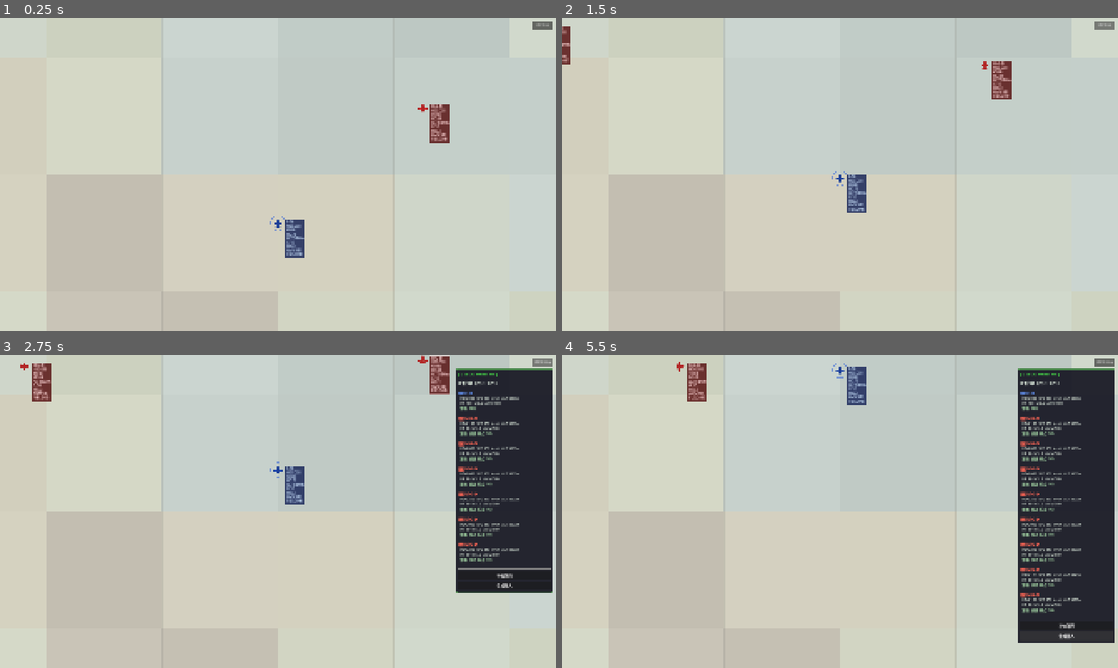
Above: before the commit, frames 1-4 (two rows, left to right).
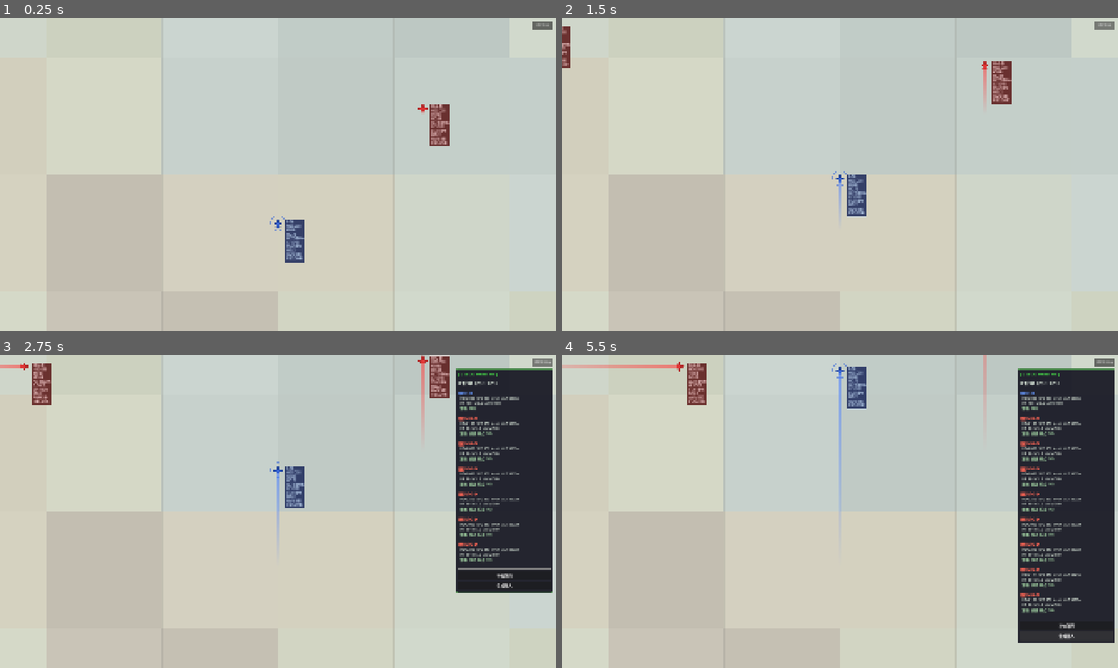
Above: after the commit, the same moments.

Repository: ppeerrmsk/AGL
Game: Godot game, scene res://scenes/main.tscn
Same seed, same stepped clock (60 frames per second), same inputs: the game is played once before the commit and once after it.
Inputs:
- Up to frame 1 (0.25 s): no input
- Up to frame 2 (1.5 s): click "DEBUG" at 0.5 s; click "DEBUG ▼" at 1.25 s
- Up to frame 3 (2.75 s): click "DEBUG" at 2 s
- Up to frame 4 (5.5 s): click "补充弹药" at 2.75 s; click "生成敌人" at 3.5 s; click "补充弹药" at 4.25 s; click "生成敌人" at 5 s

The runs differ from the first frame. In frame 1, 0.3% of the frame differs, in the area x 49-81%, y 28-79%; in frame 2, 0.4%; in frame 3, 0.6%; in frame 4, 0.8%, in the area x 0-77%, y 0-47%.

Commit message:
实装飞行员耐力与机体结构G力系统
将固定 9G 上限改为动态双层限制：飞行员持续耐受G（max_g）
和机体结构极限G（max_g_structural）。飞行员耐力充足时可短时
拉到结构极限，耐力耗尽后退回持续耐受值。HUD 增加耐力显示。

Co-Authored-By: Claude Opus 4.6 (1M context) <noreply@anthropic.com>

Diff:
--- a/resources/default_fighter.tres
+++ b/resources/default_fighter.tres
@@ -17,7 +17,11 @@
 deceleration = 80.0
 g_drag_factor = 3.0
 max_g = 9.0
+max_g_structural = 12.0
 roll_rate = 4.0
+pilot_stamina = 100.0
+stamina_drain_rate = 25.0
+stamina_recovery_rate = 10.0
 max_altitude = 15000.0
 climb_rate_max = 250.0
 thrust_to_weight = 1.1
--- a/resources/enemy_fighter.tres
+++ b/resources/enemy_fighter.tres
@@ -17,7 +17,11 @@
 deceleration = 75.0
 g_drag_factor = 3.5
 max_g = 8.0
+max_g_structural = 11.0
 roll_rate = 3.5
+pilot_stamina = 80.0
+stamina_drain_rate = 30.0
+stamina_recovery_rate = 8.0
 max_altitude = 14000.0
 climb_rate_max = 230.0
 thrust_to_weight = 1.0
--- a/scripts/aircraft.gd
+++ b/scripts/aircraft.gd
@@ -17,6 +17,7 @@
 var g_load: float = 1.0
 var hp: float = 100.0
 var is_stalled: bool = false
+var pilot_stamina: float = 100.0  ## 飞行员当前耐力
 
 # --- 目标 ---
 var target_position: Vector2 = Vector2.INF  ## 世界坐标, INF=无目标
@@ -60,6 +61,8 @@
 var radar_targets: Dictionary = {}       ## { Aircraft: float } 累计照射时间
 var is_locked: bool = false              ## 被至少一架敌机锁定
 var locked_by: Array[Aircraft] = []      ## 锁定自己的敌机列表
+
+var _trail_ribbon: TrailRibbon
 
 func _ready() -> void:
 	heading = deg_to_rad(initial_heading_deg)
@@ -73,6 +76,16 @@
 			ammo = params.gun.max_ammo
 		if params.missile:
 			missiles_remaining = params.missile.max_count
+		pilot_stamina = params.pilot_stamina
+	# 轨迹丝带
+	_trail_ribbon = TrailRibbon.new()
+	_trail_ribbon.ribbon_width = 8.0
+	_trail_ribbon.max_points = 150
+	if team == 0:
+		_trail_ribbon.ribbon_color = Color(0.3, 0.5, 1.0, 0.6)  # 蓝色
+	else:
+		_trail_ribbon.ribbon_color = Color(1.0, 0.25, 0.25, 0.6)  # 红色
+	add_child(_trail_ribbon)
 
 func _physics_process(delta: float) -> void:
 	if is_destroyed:
@@ -257,6 +270,20 @@
 	else:
 		g_load = 1.0 / cos(bank_angle)
 		g_load = absf(g_load)
+	_update_pilot_stamina(get_physics_process_delta_time())
+
+func _update_pilot_stamina(delta: float) -> void:
+	var sustained_g := params.max_g if params else 9.0
+	var max_stam := params.pilot_stamina if params else 100.0
+	if g_load > sustained_g:
+		# 超过持续耐受G时消耗耐力，G力越高消耗越快
+		var excess_ratio := (g_load - sustained_g) / maxf(_effective_max_g() - sustained_g, 0.1)
+		var drain := (params.stamina_drain_rate if params else 25.0) * excess_ratio
+		pilot_stamina = maxf(pilot_stamina - drain * delta, 0.0)
+	else:
+		# 低于持续耐受G时恢复耐力
+		var recovery := params.stamina_recovery_rate if params else 10.0
+		pilot_stamina = minf(pilot_stamina + recovery * delta, max_stam)
 
 func _apply_movement(delta: float) -> void:
 	# heading: 0=上(北), 顺时针为正
@@ -267,9 +294,17 @@
 # ========== 辅助计算 ==========
 
 func _max_bank_angle() -> float:
-	var max_g_val := params.max_g if params else 9.0
+	var max_g_val := _effective_max_g()
 	# G = 1/cos(bank) => bank = acos(1/G)
 	return acos(1.0 / max_g_val)
+
+func _effective_max_g() -> float:
+	## 根据飞行员耐力在 sustained G 与 structural G 之间插值
+	var sustained := params.max_g if params else 9.0
+	var structural := params.max_g_structural if params else 12.0
+	var max_stam := params.pilot_stamina if params else 100.0
+	var ratio := pilot_stamina / maxf(max_stam, 0.01)
+	return sustained + (structural - sustained) * ratio
 
 func _stall_speed() -> float:
 	# V_stall = V_base * sqrt(G)
@@ -710,24 +745,25 @@
 	if not params or not params.missile:
 		return
 
-	# 该目标已有在飞导弹 → 等结果，不发第二枚
-	var best_target := _select_best_missile_target()
-	if best_target == null:
-		return
-	if missile_manager.has_active_missile_at(self, best_target):
+	# 必须有明确的交战目标才允许发射导弹（锁定 ≠ 开火授权）
+	if combat_target == null or not is_instance_valid(combat_target) or combat_target.is_destroyed:
+		return
+
+	# 只对交战目标发射，不选其他目标
+	if missile_manager.has_active_missile_at(self, combat_target):
 		return
 
 	var msl := params.missile
-	if not _is_in_missile_envelope(best_target, msl):
-		return
-
-	# 锁定时间检查
-	var lock_progress: float = radar_targets.get(best_target, 0.0)
+	if not _is_in_missile_envelope(combat_target, msl):
+		return
+
+	# 交战目标必须被雷达锁定足够时间
+	var lock_progress: float = radar_targets.get(combat_target, 0.0)
 	if lock_progress < params.lock_time + LOCK_STABLE_BUFFER:
 		return
 
 	# 发射！
-	missile_manager.spawn_missile(self, best_target, msl)
+	missile_manager.spawn_missile(self, combat_target, msl)
 	missiles_remaining -= 1
 	_missile_cooldown = msl.cooldown
 	_crank_timer = CRANK_DURATION
@@ -1079,7 +1115,9 @@
 	lines.append("%d kt" % roundi(speed_kmh * 0.5399))
 	lines.append("M%.2f" % mach)
 	lines.append("ALT %dm" % roundi(altitude))
-	lines.append("G %.1f" % g_load)
+	lines.append("G %.1f/%.0f" % [g_load, _effective_max_g()])
+	var max_stam := params.pilot_stamina if params else 100.0
+	lines.append("STA %d%%" % roundi(pilot_stamina / maxf(max_stam, 0.01) * 100.0))
 	if params and params.missile:
 		lines.append("MSL %d" % missiles_remaining)
 	if params and params.gun:
--- a/scripts/aircraft_params.gd
+++ b/scripts/aircraft_params.gd
@@ -17,8 +17,14 @@
 @export var g_drag_factor: float = 3.0      ## m/s² 每G额外阻力减速
 
 @export_group("机动性")
-@export var max_g: float = 9.0
+@export var max_g: float = 9.0              ## 飞行员持续耐受G力（可长期维持）
+@export var max_g_structural: float = 12.0  ## 机体结构极限G力（短时可超越max_g）
 @export var roll_rate: float = 4.0          ## rad/s 滚转速率
+
+@export_group("飞行员")
+@export var pilot_stamina: float = 100.0           ## 飞行员耐力上限
+@export var stamina_drain_rate: float = 25.0       ## 超过 max_g 时每秒消耗耐力
+@export var stamina_recovery_rate: float = 10.0    ## G力低于 max_g 时每秒恢复耐力
 
 @export_group("高度")
 @export var max_altitude: float = 15000.0   ## 米 实用升限
Not shown, changed: docs/aircraft-params.md
